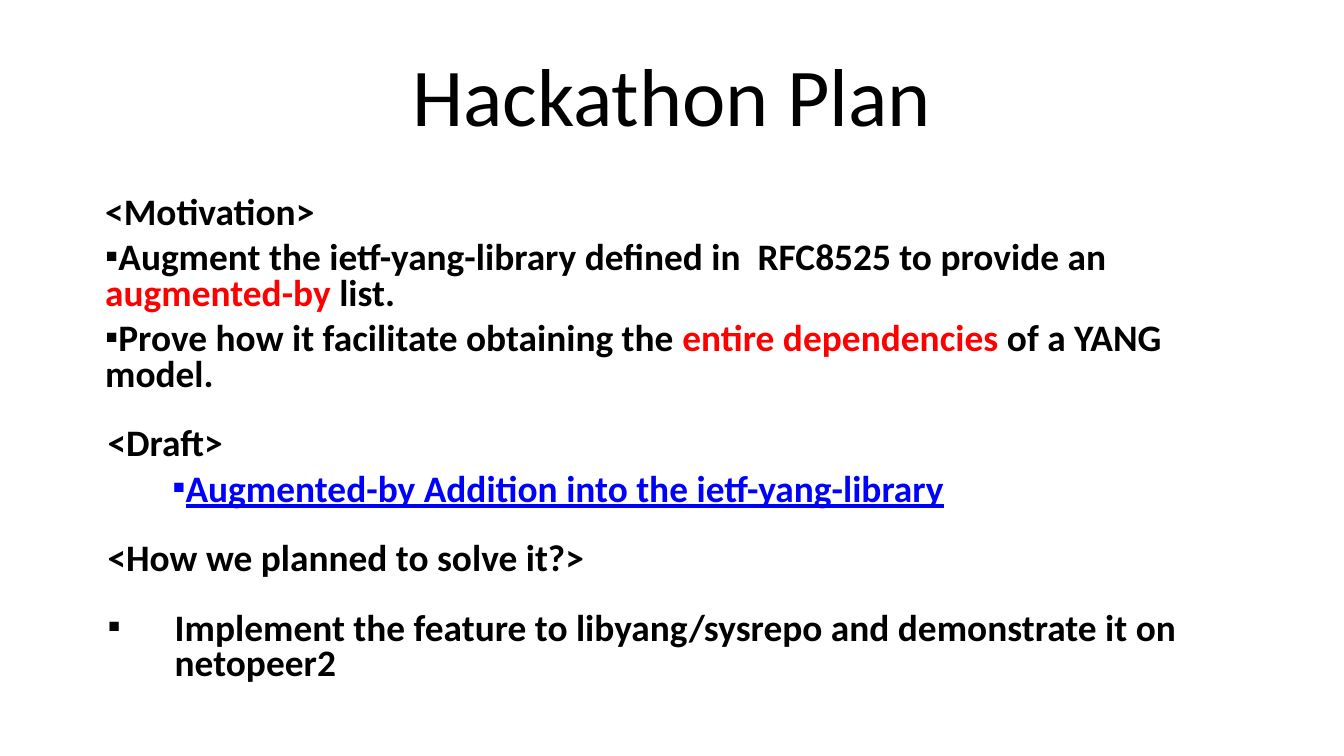
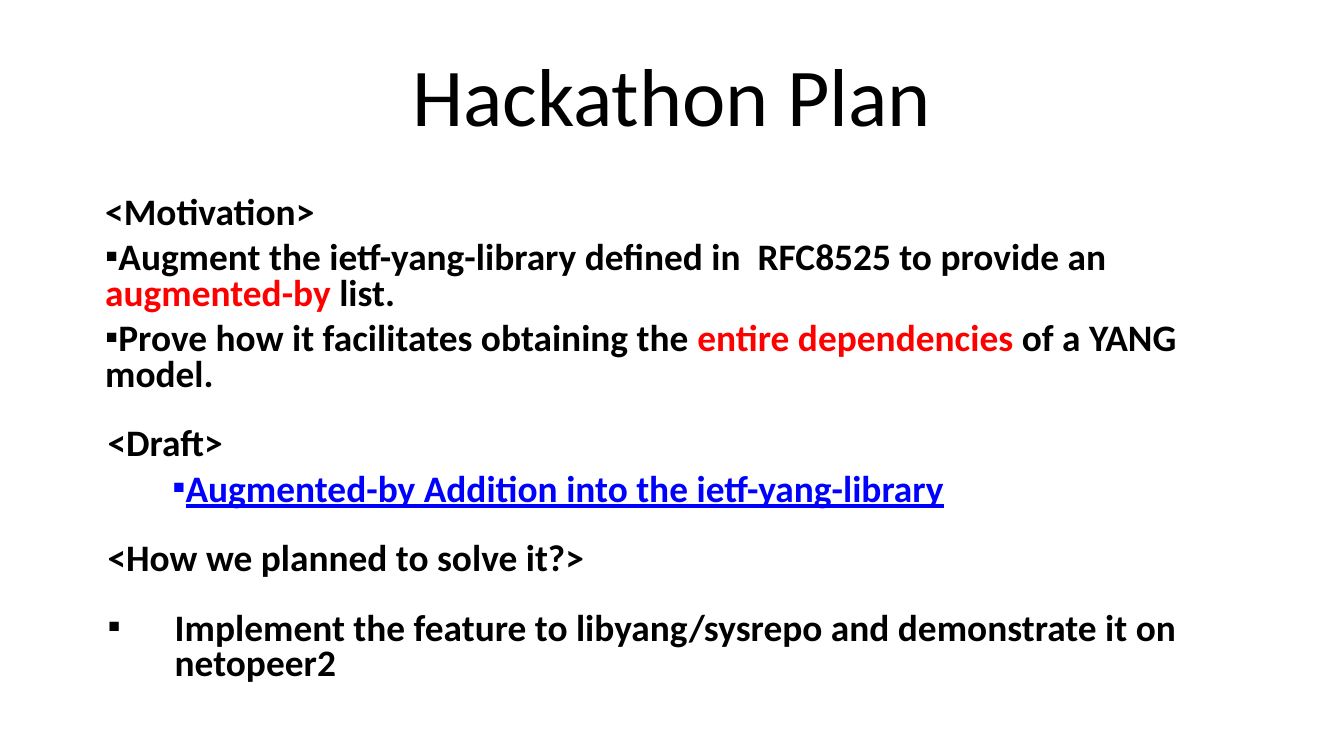
Before and after one commit to IETF-Hackathon/ietf119-project-presentations, a slide deck: slide 4 of ietf-119-hackathon-Augmented-by_Addition_into_the_ietf-yang-library_hackathon.pptx. Drawn at 1344x756 pixels with LibreOffice and Linux fonts; fonts in the diff are those of the drawing. Boxes give left, top, right and bottom in pixels: in the first picture for what was removed or moved away, otherwise in the second. Text is boxed around its words. In the diff, an @@ line names an element or a change of style, - is before the commit and + after.

Commit message:
Edit slides
Second time edit slides for project Augmented-by addtion to the ietf-yang-library

```diff
--- a/ietf-119-hackathon-Augmented-by_Addition_into_the_ietf-yang-library_hackathon.pptx
+++ b/ietf-119-hackathon-Augmented-by_Addition_into_the_ietf-yang-library_hackathon.pptx
@@ text at bbox=[105, 324, 1176, 388]: text changed @@
-  ▪ Prove how it facilitate obtaining the entire dependencies of a YANG model.
+  ▪ Prove how it facilitates obtaining the entire dependencies of a YANG model.
```
Also in this commit, not shown: 2 other slides changed.
